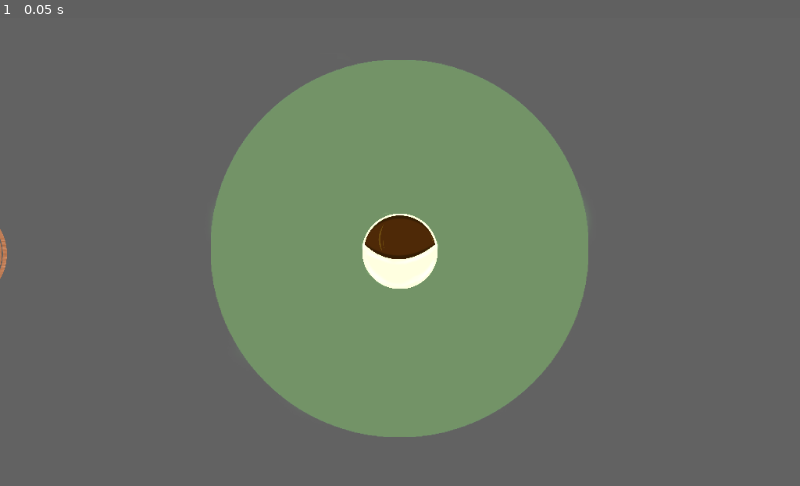
Above: before the commit, frame 1.
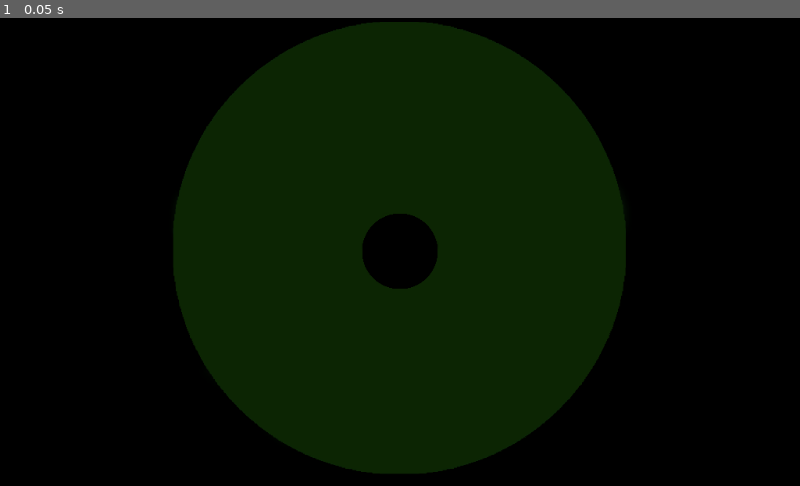
Above: after the commit, the same moment.

Repository: lumeron/Torchbug-godot
Game: Godot game, scene res://scenes/Main.tscn
Same seed, same stepped clock (60 frames per second), same inputs: the game is played once before the commit and once after it.
Inputs:
- Up to frame 1 (0.05 s): no input

The runs differ from the first frame. In frame 1, 100% of the frame differs, in the area x 0-100%, y 0-100%.

Commit message:
adjusted lights

Diff:
--- a/scenes/Main.tscn
+++ b/scenes/Main.tscn
@@ -28,6 +28,9 @@
 [node name="CharacterSpace" type="Area2D" parent="Level1"]
 z_index = 1
 
+[node name="CanvasModulate" type="CanvasModulate" parent="Level1/CharacterSpace"]
+color = Color( 0, 0, 0, 1 )
+
 [node name="oPlayer1" parent="Level1/CharacterSpace" instance=ExtResource( 2 )]
 position = Vector2( 1142.2, -68.9357 )
 scale = Vector2( 0.1, 0.1 )
--- /dev/null
+++ b/scenes/objects/Light2D.gd
@@ -0,0 +1,26 @@
+extends Light2D
+
+#var flick = 0
+## Declare member variables here. Examples:
+## var a = 2
+## var b = "text"
+#
+## Called when the node enters the scene tree for the first time.
+#func _ready():
+#	randomize()
+#
+#func _physics_process(delta):
+#	get_flicker()
+#	if (flick > 3):
+#		flicker()
+#
+## Called every frame. 'delta' is the elapsed time since the previous frame.
+##func _process(delta):
+##	pass
+#
+#func get_flicker():
+#	flick = randi()%5
+#
+#func flicker():
+#	self.energy = 0.4
+#	self.energy = 0.7
--- a/scenes/objects/oPlayer1.tscn
+++ b/scenes/objects/oPlayer1.tscn
@@ -1,9 +1,10 @@
-[gd_scene load_steps=6 format=2]
+[gd_scene load_steps=7 format=2]
 
 [ext_resource path="res://assets/sprites/Helmet_Brown.png" type="Texture" id=1]
 [ext_resource path="res://scripts/scriptPlayer1.gd" type="Script" id=2]
 [ext_resource path="res://scripts/PlayerHandling.gd" type="Script" id=3]
 [ext_resource path="res://assets/sprites/light_shape.png" type="Texture" id=4]
+[ext_resource path="res://scenes/objects/Light2D.gd" type="Script" id=5]
 
 [sub_resource type="CircleShape2D" id=1]
 radius = 490.0
@@ -20,15 +21,19 @@
 process_mode = 0
 
 [node name="Sprite" type="Sprite" parent="PhysicalBody"]
+z_index = 1
 texture = ExtResource( 1 )
 
 [node name="Light2D" type="Light2D" parent="PhysicalBody"]
-scale = Vector2( 5, 5 )
+scale = Vector2( 6, 6 )
 texture = ExtResource( 4 )
 color = Color( 0.27451, 1, 0.258824, 1 )
-energy = 0.8
+energy = 0.7
+range_z_min = -1
+range_z_max = 1
 shadow_enabled = true
 shadow_color = Color( 0.529412, 0.984314, 0.321569, 0 )
+script = ExtResource( 5 )
 
 [node name="CollisionShape" type="CollisionShape2D" parent="PhysicalBody"]
 shape = SubResource( 1 )
--- a/scenes/objects/oTable.tscn
+++ b/scenes/objects/oTable.tscn
@@ -1,9 +1,12 @@
-[gd_scene load_steps=3 format=2]
+[gd_scene load_steps=4 format=2]
 
 [ext_resource path="res://assets/sprites/RoundTable.png" type="Texture" id=1]
 
 [sub_resource type="CircleShape2D" id=1]
 radius = 127.0
+
+[sub_resource type="OccluderPolygon2D" id=2]
+polygon = PoolVector2Array( 9.59036, -126.101, 47.0012, -116.858, 85.2922, -92.2108, 116.101, -50.3988, 125.344, -13.4281, 121.823, 32.7853, 105.538, 69.3158, 78.2503, 99.2445, 43.0402, 119.49, 0.787933, 126.532, -51.1471, 115.089, -92.519, 86.4808, -118.046, 43.7885, -126.409, 2.85661, -118.487, -42.4765, -94.2796, -83.8485, -60.8299, -111.136, -26.5, -123.02 )
 
 [node name="oTable" type="Node2D"]
 
@@ -15,3 +18,7 @@
 
 [node name="CollisionShape2D" type="CollisionShape2D" parent="KinematicBody2D"]
 shape = SubResource( 1 )
+
+[node name="LightOccluder2D" type="LightOccluder2D" parent="KinematicBody2D"]
+modulate = Color( 0, 0, 0, 1 )
+occluder = SubResource( 2 )
